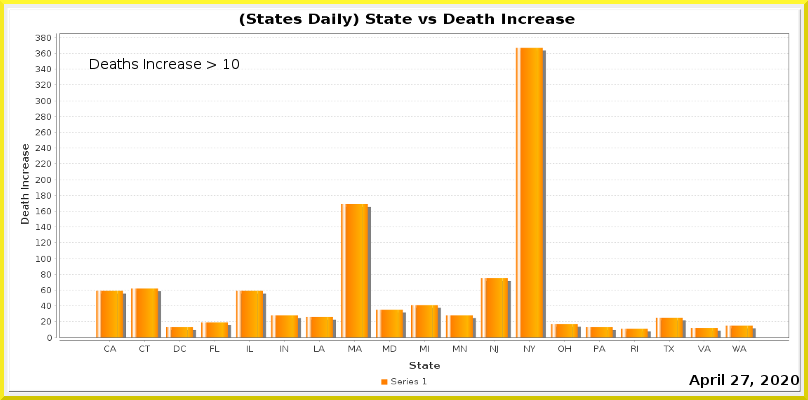
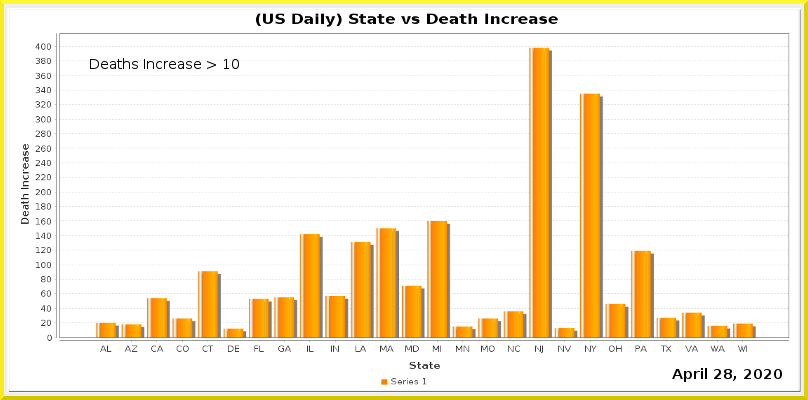
Layered file, before and after one edit (808px x 400px). Changes by layer:
painted on "Current Date" over [672, 368, 799, 388]
painted on "Date_vs_TestIncrease.png" over [35, 13, 789, 353]
